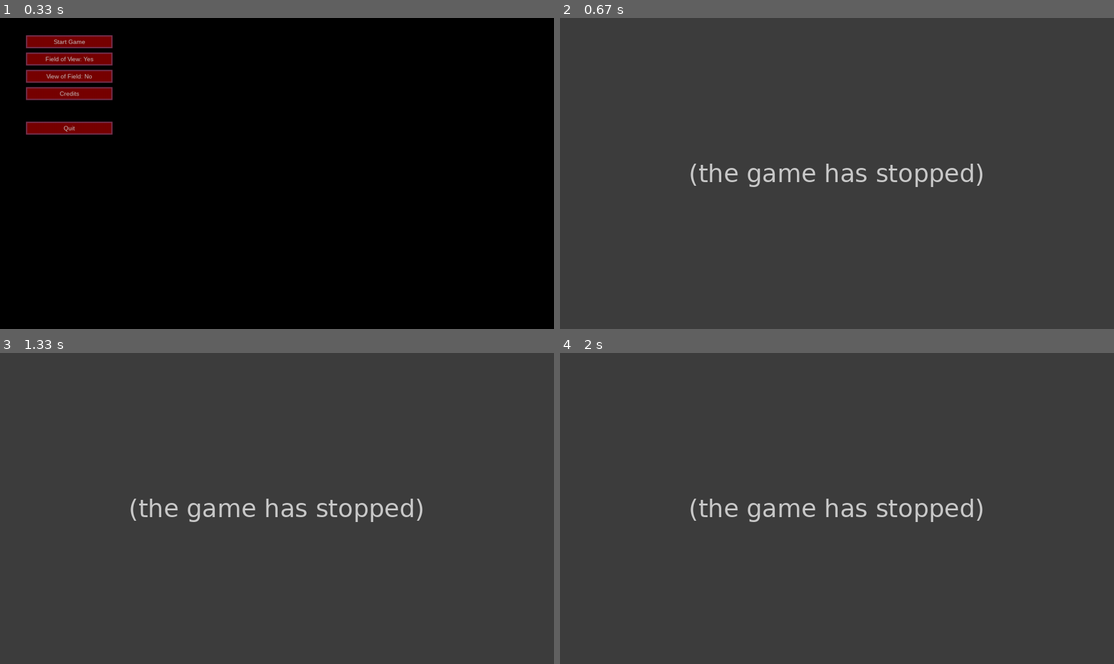
Above: before the commit, frames 1-4 (two rows, left to right).
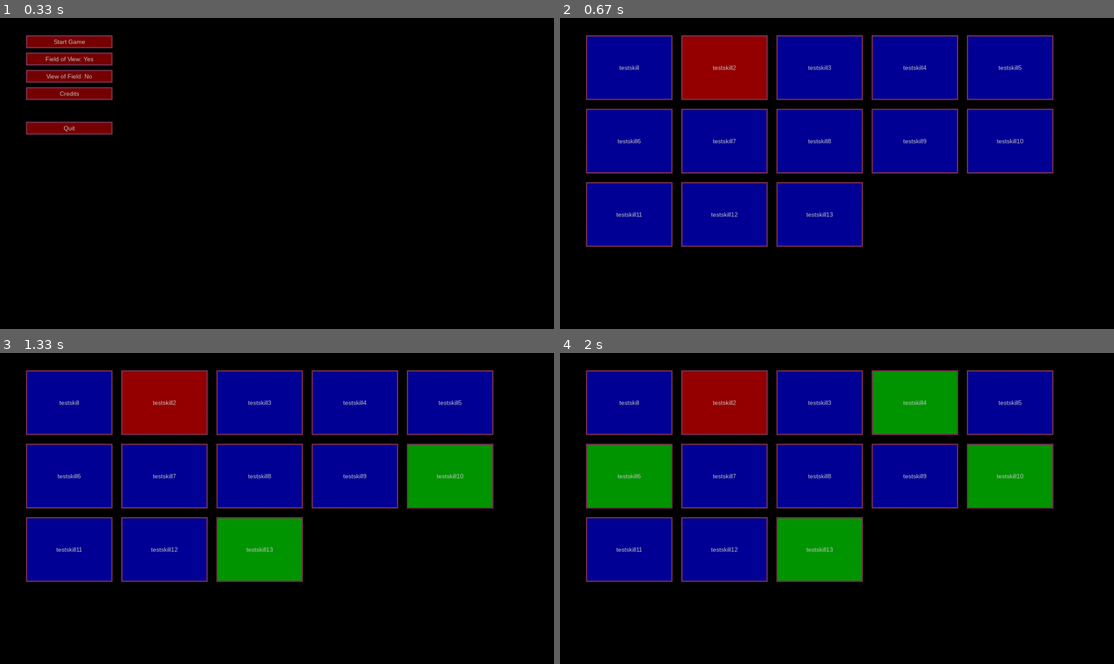
Above: after the commit, the same moments.

Repository: DiscoBizzle/Ghost-Simulator
Game: pygame game, started from ghost-simulator.py
The game is run twice, just before and just after one commit, with the same random seed, the same clock (stepped at 60 frames per second) and the same inputs. The source is Python 2; it was converted automatically to run under Python 3.
Inputs (mouse positions are in pixels of both pictures, inside the frame that each line leads up to):
- Up to frame 1 (0.33 s): no input
- Up to frame 2 (0.67 s): tap S at 0.33 s
- Up to frame 3 (1.33 s): click (454, 499) at 0.73 s; click (277, 530) at 1.07 s
- Up to frame 4 (2 s): click (665, 461) at 1.4 s; click (920, 399) at 1.73 s

Frame 1 is identical in both runs. In frame 2, 100% of the frame differs, in the area x 0-100%, y 0-100%; in frame 3, 100%; in frame 4, 100%.
Error before the commit: NameError: name 'SKILLS_SCREEN' is not defined (game.py line 126); the game stopped at 0.33 s (later frames are placeholders)

Commit message:
Fixing skill colours

Diff:
--- a/gslib/constants.py
+++ b/gslib/constants.py
@@ -4,7 +4,7 @@
 MAIN_GAME = 2
 CUTSCENE = 3
 GAME_OVER = 4
-SKILL_SCREEN = 5
+SKILLS_SCREEN = 5
 CREDITS = 6
 
 GAME_WIDTH = 1280
--- a/gslib/game.py
+++ b/gslib/game.py
@@ -34,7 +34,7 @@
         self.dimensions = (width, height)
         self.surface = pygame.display.set_mode(self.dimensions)
         self.music_list = sound.get_music_list()
-        #self.sound_dict = sound.load_all_sounds()
+        self.sound_dict = sound.load_all_sounds()
         self.credits = credits.Credits(self)
 
 
@@ -124,7 +124,6 @@
                 self.GameState = CUTSCENE
             if self.keys[pygame.K_s]:
                 self.GameState = SKILLS_SCREEN
-                print self.player1.skills_learnt
 
             if self.GameState == STARTUP:
                 pass
--- a/gslib/game_object.py
+++ b/gslib/game_object.py
@@ -49,6 +49,7 @@
                             o.coord[1] - self.coord[1]) ** 2 < self.fear_radius ** 2:
                             o.fear_timer = 5
                             self.game_class.player1.fear += 100
+                            self.game_class.sound_dict['scream'].play()
 
     def move(self):
         x_ticks, y_ticks = abs(self.velocity[0]), abs(self.velocity[1])
Not shown, added: sound/scream.ogg
